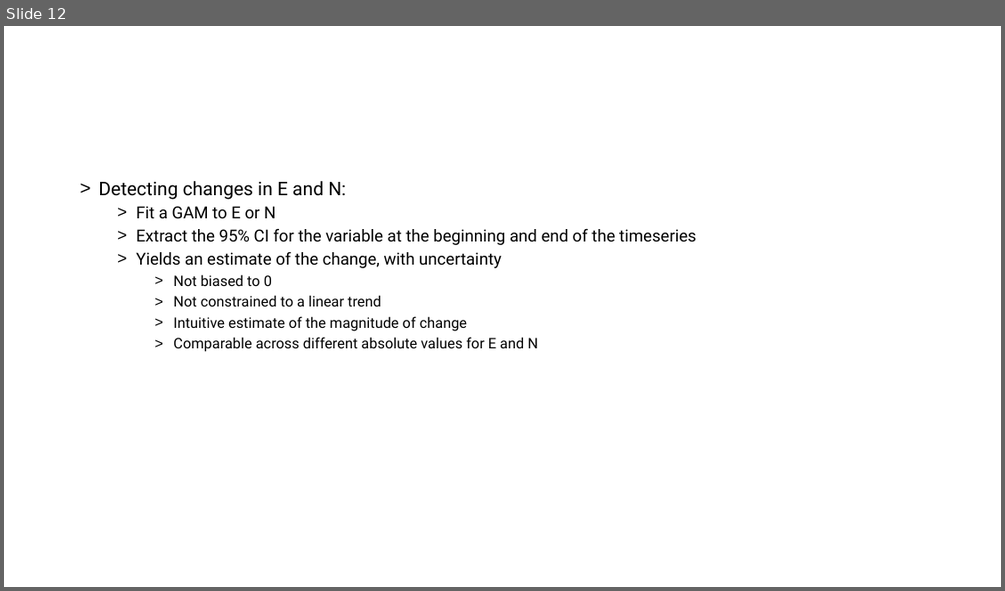
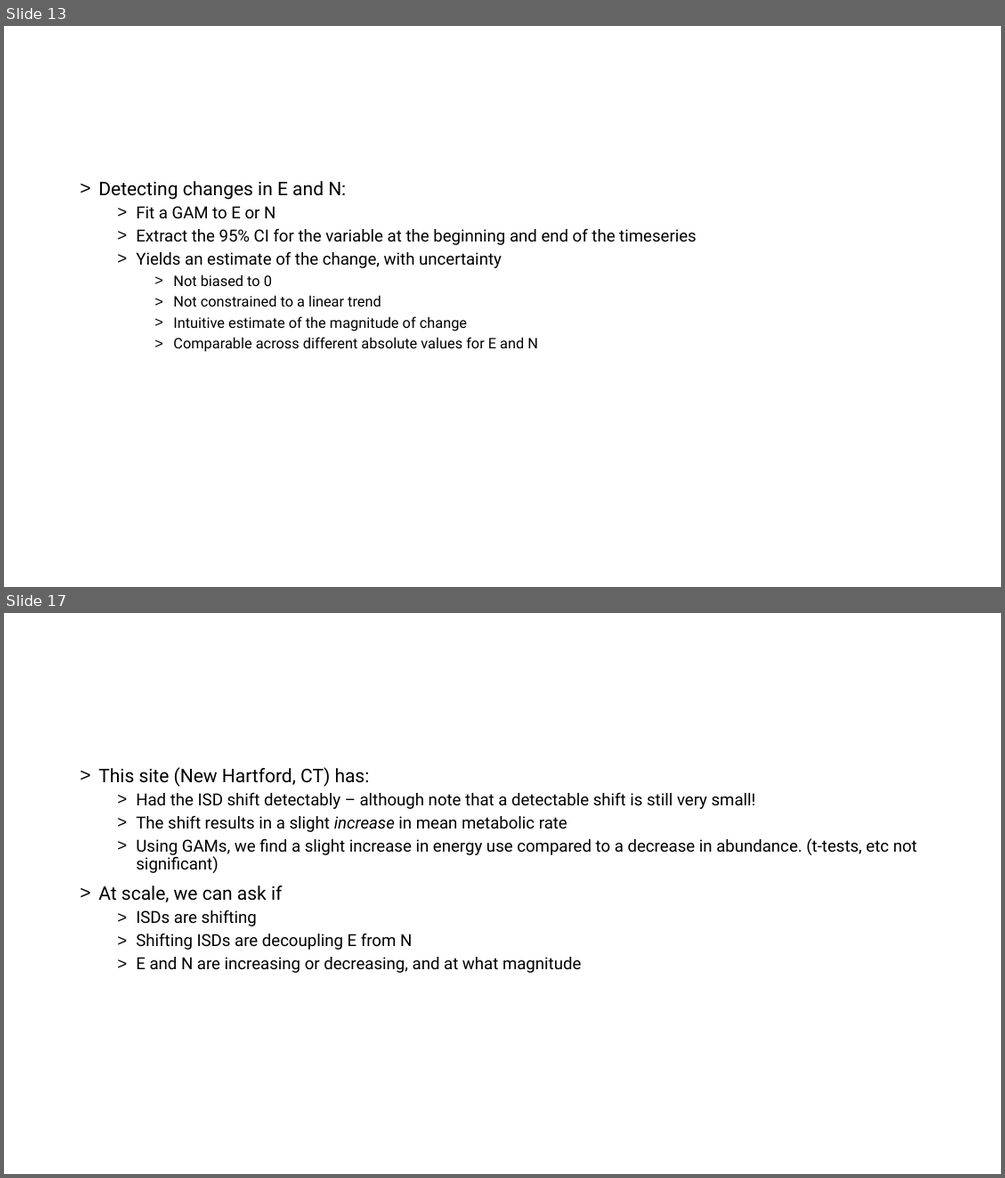
Before and after one commit to diazrenata/bbstrends, a slide deck: analysis/writing/Presentation2.pptx. Shown one above the other, each under a label of ours: slide 12 before the commit, slides 13 and 17 after it; the slides between them are not shown. The pictures are 1005x591 and 1005x1178 pixels, drawn with LibreOffice and Linux fonts; fonts in the diff are those of the drawing. Boxes give left, top, right and bottom in pixels: in the first picture for what was removed or moved away, otherwise in the second. Text is boxed around its words. In the diff, an @@ line names an element or a change of style, - is before the commit and + after.

```diff
--- a/analysis/writing/Presentation2.pptx
+++ b/analysis/writing/Presentation2.pptx
@@ slide 17 added at [4,613,1001,1174], background #FFFFFF @@
@@ text added at [98,767,917,973], 16 pt, text #000000 @@
+> This site (New Hartford, CT) has:
+  > Had the ISD shift detectably – although note that a detectable shift is still very small!
+  > The shift results in a slight increase in mean metabolic rate
+  > Using GAMs, we find a slight increase in energy use compared to a decrease in abundance. (t-tests, etc not significant)
+> At scale, we can ask if
+  > ISDs are shifting
+  > Shifting ISDs are decoupling E from N
+  > E and N are increasing or decreasing, and at what magnitude
@@ what was slide 12 is now slide 13 @@
```
Also in this commit, not shown: 1 slide changed, 4 other slides added, 17 other files.
